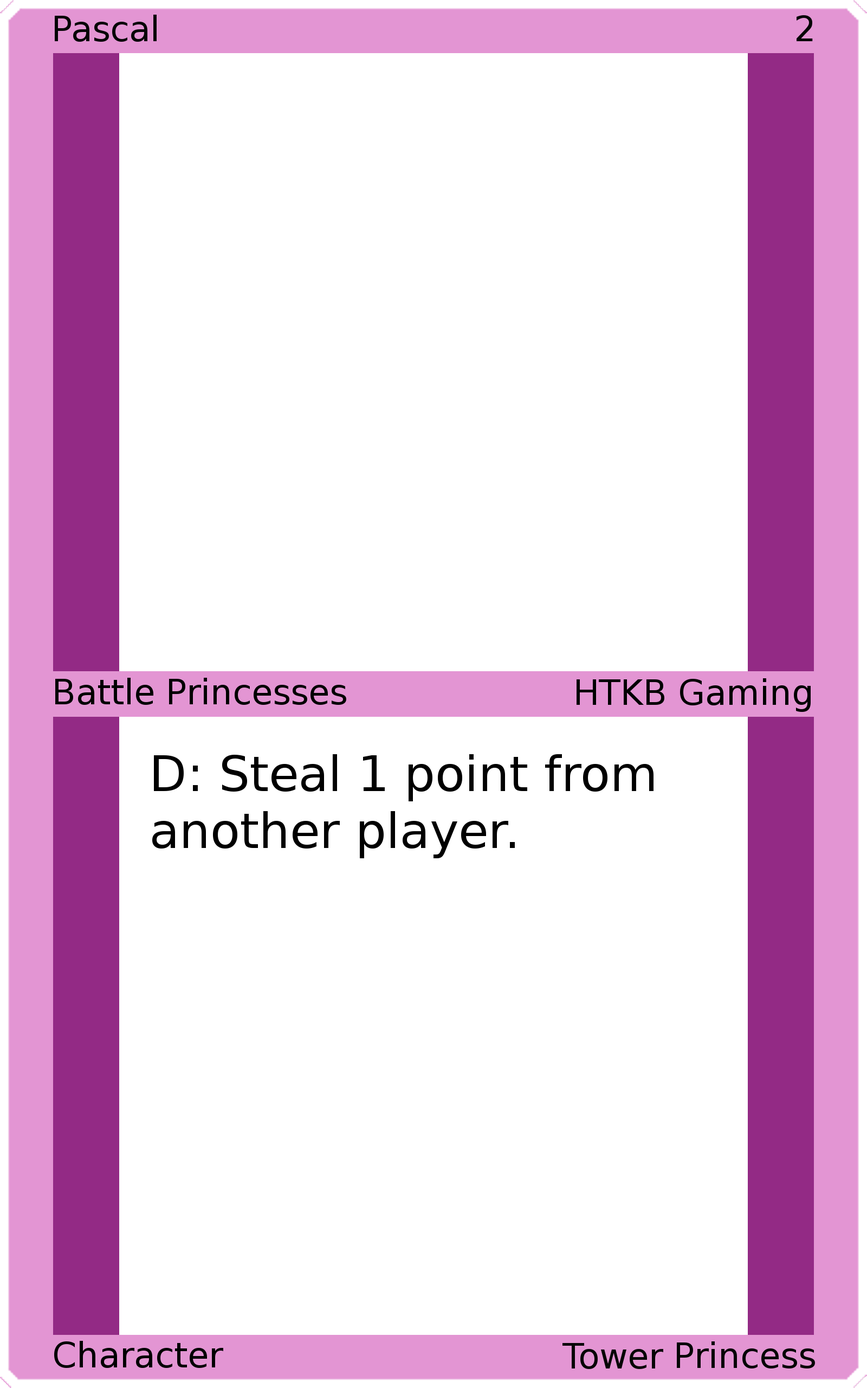
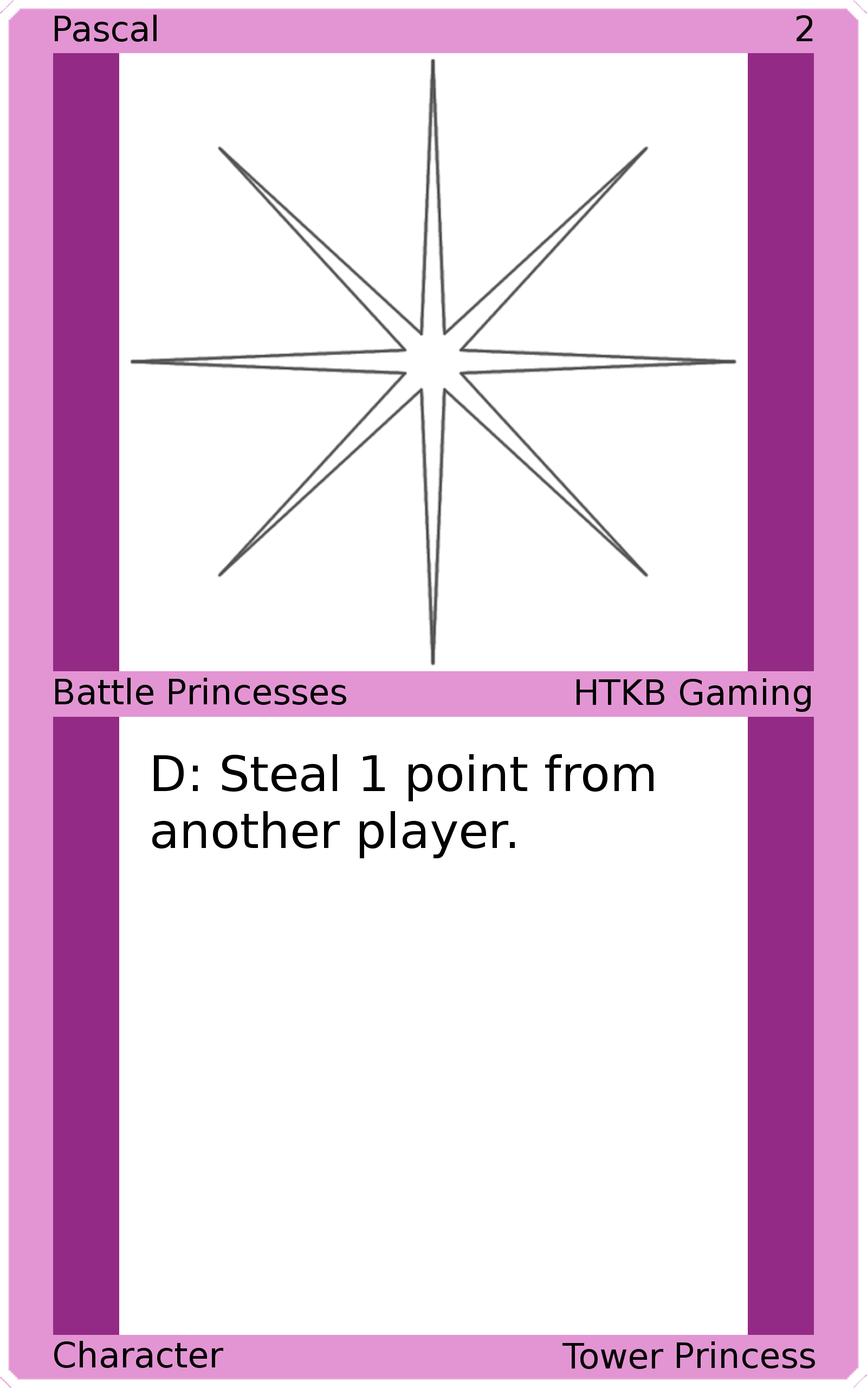
Layer changes from the first 867×1388 image to the second:
added layer "Art" above "Top Background" over [129, 57, 738, 666]
